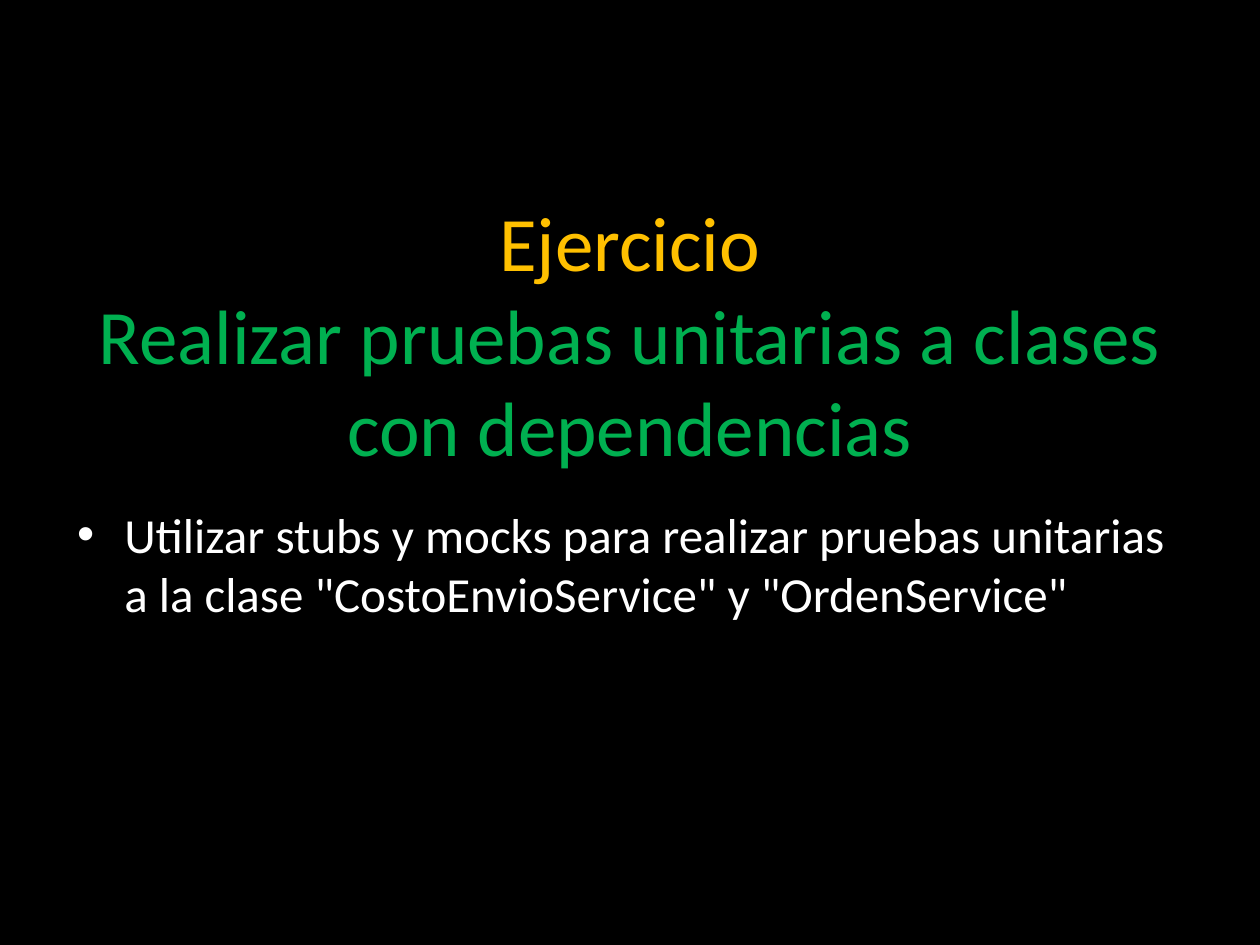
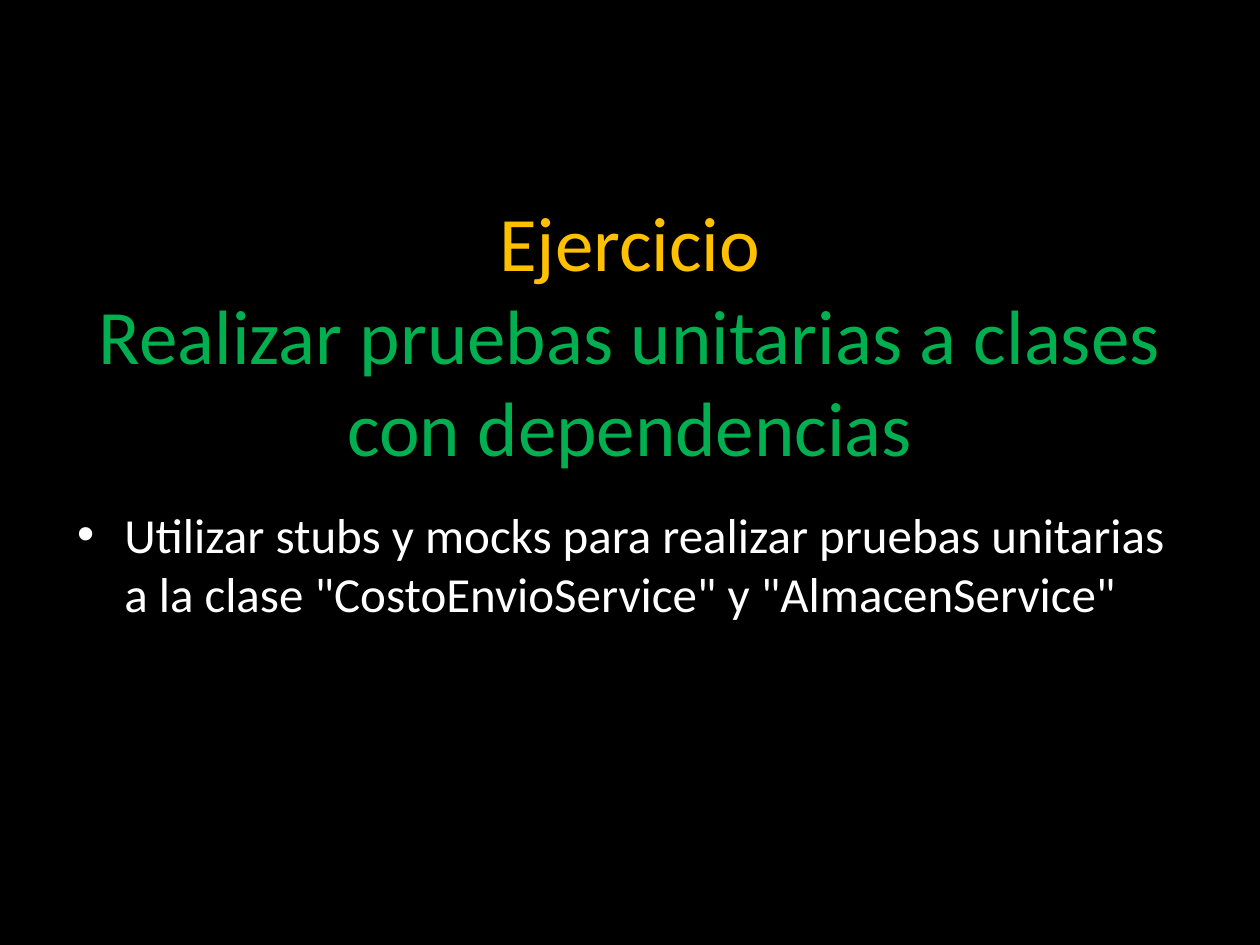
Before and after one commit to angelnunezsalazar/Test-Automation-Java, a slide deck: slide 28 of Diapositivas/2. Test Doubles.pptx (slide 29 before the commit). Drawn at 1260x945 pixels with LibreOffice and Linux fonts; fonts in the diff are those of the drawing; background and template pictures are left out. Boxes give left, top, right and bottom in pixels: in the first picture for what was removed or moved away, otherwise in the second. Text is boxed around its words. In the diff, an @@ line names an element or a change of style, - is before the commit and + after.

Commit message:
Ejercicios Test Doubles y Concept Reviews

```diff
--- a/Diapositivas/2. Test Doubles.pptx
+++ b/Diapositivas/2. Test Doubles.pptx
@@ text at (124, 519, 1164, 620): text changed @@
-• Utilizar stubs y mocks para realizar pruebas unitarias a la clase "CostoEnvioService" y "OrdenService"
+• Utilizar stubs y mocks para realizar pruebas unitarias a la clase "CostoEnvioService" y "AlmacenService"
```
Also in this commit, not shown: 4 other slides changed, 2 slides added, 58 other files.
